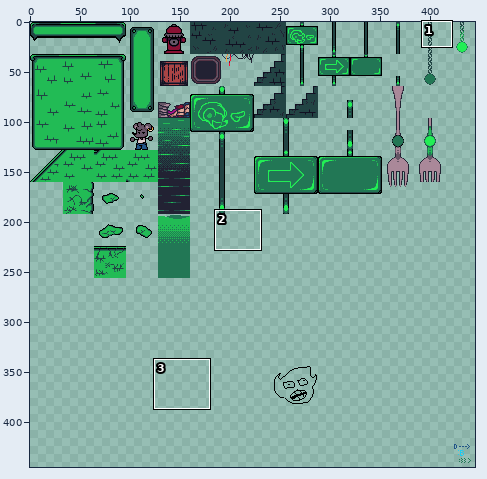
Sprite sheet -- assets/WLA00/sprites/tiles/updatedtiles.png. Above: a wide view before the commit, with the close-up outlined.
Close-up. Old version:
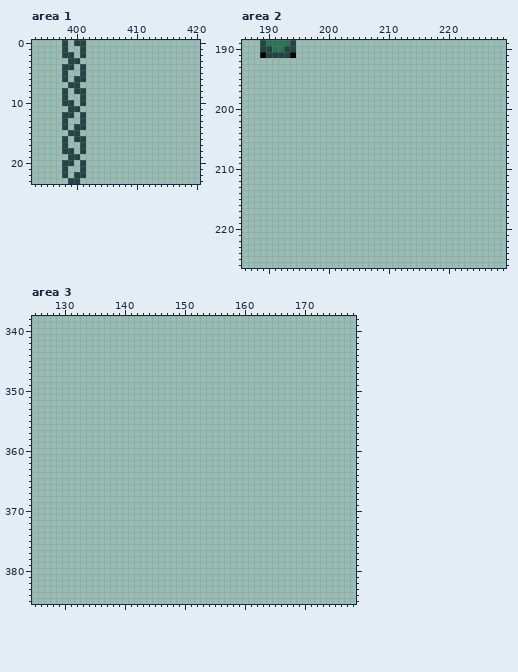
The file is 448x448 pixels. Shown: area 1: x 393..420, y 0..23; area 2: x 186..229, y 189..226; area 3: x 125..178, y 338..385. The wide view leaves out empty margins.
The same view after the edit:
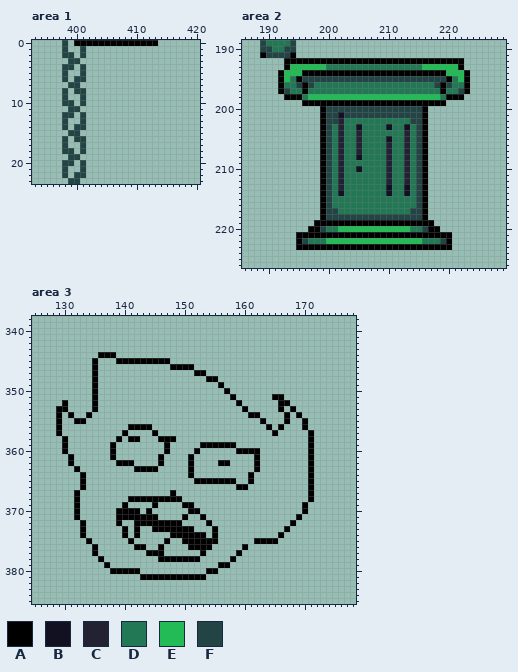
Palette (. is transparent): A #000000  B #111122  C #222233  D #227755  E #22bb55  F #224444
What changed:
Area 1:
y 0: x 400..413 FF............ -> AAAAAAAAAAAAAA
Area 2:
y 192: x 193..222 .............................. -> AAAAAAAAAAAAAAAAAAAAAAAAAAAAAA
y 193: x 193..222 .............................. -> AEEEEEEDDDDDDDDDDDDDDDDEEEEEEA
y 194: x 192..223 ................................ -> AEEEAAAAAAAAAAAAAAAAAAAAAAAAEEEA
y 195: x 192..223 ................................ -> AEDAFFFFFFFFFFFFFFFFFFFFFFFFADEA
y 196: x 192..223 ................................ -> ADDFAFDDDDDDDDDDDDDDDDDDDDFAFDDA
y 197: x 192..223 ................................ -> AFDDADDDDDDDDDDDDDDDDDDDDDDADDFA
y 198: x 193..222 .............................. -> AAADEEEEEEEEEEEEEEEEEEEEEEDAAA
y 199: x 196..219 ........................ -> AAAAAAAAAAAAAAAAAAAAAAAA
y 200: x 199..216 .................. -> AFFFFFFFFFFFFFFFFA
y 201: x 199..216 .................. -> AFFBFFFFFFFFFFFFFA
y 202: x 199..216 .................. -> AFFCDDDDDDDDDDDFFA
y 203: x 199..216 .................. -> AFDCDDBDDDDBDDBDFA
y 204: x 199..216 .................. -> AFDCDDCDDDDDDDCDFA
y 205: x 199..216 .................. -> AFDCDDCDDDDBDDCDFA
y 206..207: x 199..216 .................. -> AFDCDDCDDDDCDDCDFA
y 208: x 199..216 .................. -> AFDCDDBDDDDCDDCDFA
y 209: x 199..216 .................. -> AFDCDDDDDDDCDDCDFA
y 210: x 199..216 .................. -> AFDCDDBDDDDCDDCDFA
y 211..212: x 199..216 .................. -> AFDCDDDDDDDCDDCDFA
y 213: x 199..216 .................. -> AFDCDDDDDDDBDDBDFA
y 214: x 199..216 .................. -> AFDBDDDDDDDBDDBDFA
y 215..216: x 199..216 .................. -> AFDDDDDDDDDDDDDDFA
y 217: x 199..216 .................. -> AFFDDDDDDDDDDDDFFA
y 218: x 199..216 .................. -> AFFFFFFFFFFFFFFFFA
y 219: x 198..217 .................... -> AAAAAAAAAAAAAAAAAAAA
y 220: x 197..218 ...................... -> AAFDDEEEEEEEEEEEEDDFAA
y 221: x 195..220 .......................... -> AAAAAAAAAAAAAAAAAAAAAAAAAA
y 222: x 195..220 .......................... -> AFDDDEEEEEEEEEEEEEEEEDDDFA
y 223: x 195..220 .......................... -> AAAAAAAAAAAAAAAAAAAAAAAAAA
Area 3:
y 344: x 136..138 ... -> AAA
y 345: x 135 . -> A; x 139..147 ......... -> AAAAAAAAA
y 346: x 135 . -> A; x 148..151 .... -> AAAA
y 347: x 135 . -> A; x 152..153 .. -> AA
y 348: x 135 . -> A; x 154..155 .. -> AA
y 349: x 135 . -> A; x 156 . -> A
y 350: x 135 . -> A; x 157 . -> A
y 351: x 135 . -> A; x 158 . -> A; x 165..166 .. -> AA
y 352: x 130 . -> A; x 135 . -> A; x 159 . -> A; x 166..167 .. -> AA
y 353: x 129..130 .. -> AA; x 135 . -> A; x 160 . -> A; x 166 . -> A; x 168 . -> A
y 354: x 129 . -> A; x 131 . -> A; x 134 . -> A; x 161..162 .. -> AA; x 167 . -> A; x 169 . -> A
y 355: x 129 . -> A; x 132..133 .. -> AA; x 163 . -> A; x 167 . -> A; x 170 . -> A
y 356: x 129 . -> A; x 141..144 .... -> AAAA; x 164 . -> A; x 166 . -> A; x 170 . -> A
y 357: x 129 . -> A; x 140 . -> A; x 145 . -> A; x 165 . -> A; x 171 . -> A
y 358: x 130 . -> A; x 139 . -> A; x 141..142 .. -> AA; x 146..148 ... -> AAA; x 171 . -> A
y 359: x 130 . -> A; x 138 . -> A; x 147 . -> A; x 153..158 ...... -> AAAAAA; x 171 . -> A
y 360: x 130 . -> A; x 138 . -> A; x 147 . -> A; x 152 . -> A; x 159..162 .... -> AAAA; x 171 . -> A
y 361: x 131 . -> A; x 138 . -> A; x 146 . -> A; x 151 . -> A; x 162 . -> A; x 171 . -> A
y 362: x 131 . -> A; x 139..141 ... -> AAA; x 146 . -> A; x 151 . -> A; x 156..157 .. -> AA; x 162 . -> A; x 171 . -> A
y 363: x 132 . -> A; x 142..145 .... -> AAAA; x 151 . -> A; x 162 . -> A; x 171 . -> A
y 364: x 133 . -> A; x 151 . -> A; x 161 . -> A; x 171 . -> A
y 365: x 133 . -> A; x 152..158 ....... -> AAAAAAA; x 161 . -> A; x 171 . -> A
y 366: x 133 . -> A; x 159..160 .. -> AA; x 171 . -> A
y 367: x 132 . -> A; x 148 . -> A; x 171 . -> A
y 368: x 132 . -> A; x 141..149 ......... -> AAAAAAAAA; x 171 . -> A
y 369: x 132 . -> A; x 140 . -> A; x 145 . -> A; x 150..151 .. -> AA; x 170 . -> A
y 370: x 132 . -> A; x 139..142 .... -> AAAA; x 144 . -> A; x 151..152 .. -> AA; x 170 . -> A
y 371: x 132 . -> A; x 139..145 ....... -> AAAAAAA; x 150 . -> A; x 153 . -> A; x 169 . -> A
y 372: x 133 . -> A; x 139 . -> A; x 142..149 ........ -> AAAAAAAA; x 154 . -> A; x 168 . -> A
y 373: x 133 . -> A; x 140 . -> A; x 142 . -> A; x 145..151 ....... -> AAAAAAA; x 155 . -> A; x 167 . -> A
y 374: x 133 . -> A; x 140 . -> A; x 142 . -> A; x 148..153 ...... -> AAAAAA; x 155 . -> A; x 166 . -> A
y 375: x 134 . -> A; x 141 . -> A; x 147 . -> A; x 150..155 ...... -> AAAAAA; x 162..165 .... -> AAAA
y 376: x 135 . -> A; x 142..143 .. -> AA; x 146 . -> A; x 151..154 .... -> AAAA; x 160 . -> A
y 377: x 135 . -> A; x 144..146 ... -> AAA; x 153 . -> A; x 159 . -> A
y 378: x 136 . -> A; x 146..152 ....... -> AAAAAAA; x 158 . -> A
y 379: x 137 . -> A; x 156..157 .. -> AA
y 380: x 138..142 ..... -> AAAAA; x 154..155 .. -> AA
y 381: x 143..153 ........... -> AAAAAAAAAAA
Pixel boxes of the changes (left, top, right, bottom) in both close-ups:
changed: (74, 40, 158, 46)
added: (278, 58, 470, 250)
added: (56, 352, 314, 580)
